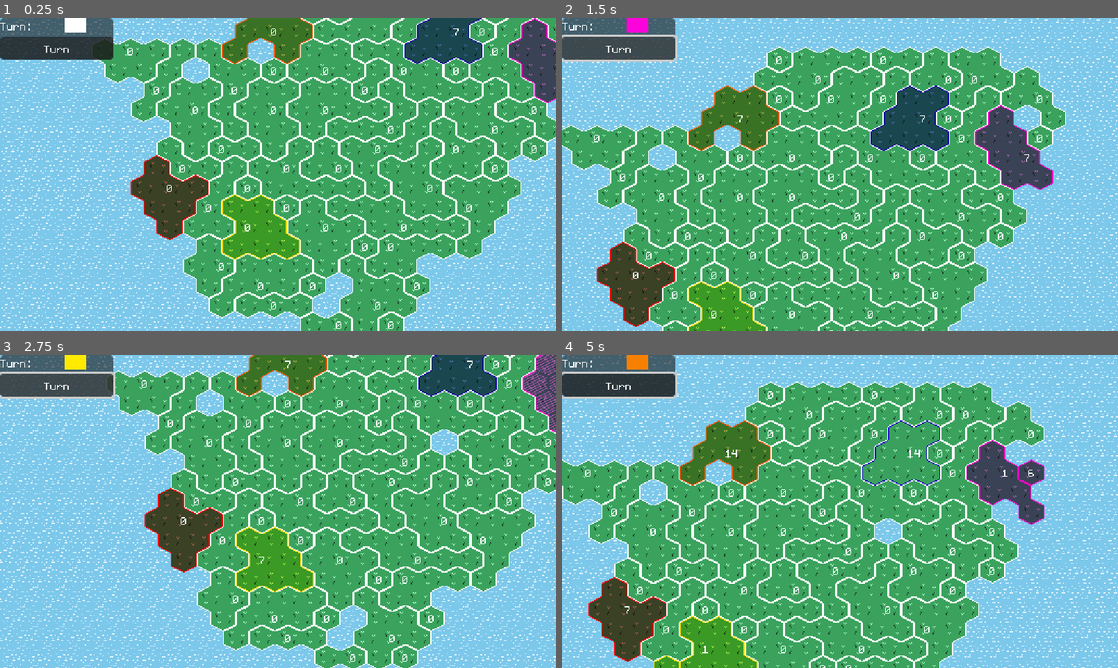
Above: before the commit, frames 1-4 (two rows, left to right).
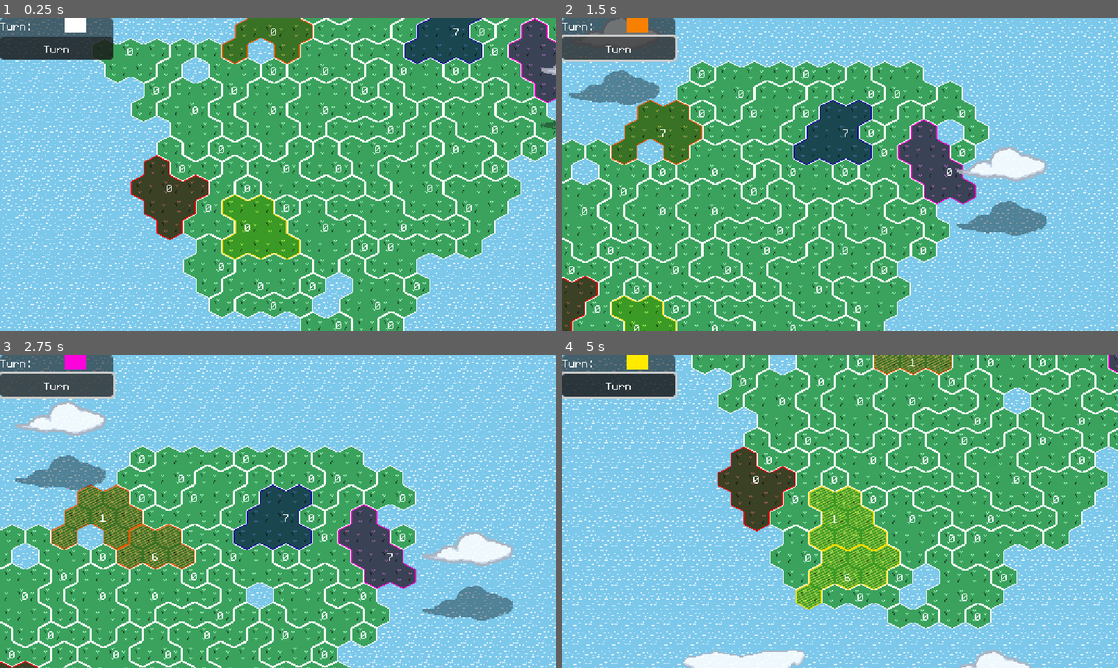
Above: after the commit, the same moments.

Repository: feored/LD54
Game: Godot game, scene res://scenes/main.tscn
Same seed, same stepped clock (60 frames per second), same inputs: the game is played once before the commit and once after it.
Inputs (mouse positions are in pixels of both pictures, inside the frame that each line leads up to):
- Up to frame 1 (0.25 s): no input
- Up to frame 2 (1.5 s): click "Turn" at 0.5 s; click "Turn" at 1.25 s
- Up to frame 3 (2.75 s): click "Turn" at 2 s
- Up to frame 4 (5 s): move the mouse to (962, 495) at 2.77 s; click (962, 495) at 2.92 s; move the mouse to (728, 527) at 3.52 s; click (728, 527) at 3.67 s; move the mouse to (895, 442) at 4.27 s; click (895, 442) at 4.42 s

The runs differ from the first frame. In frame 1, 0.1% of the frame differs, in the area x 97-100%, y 15-36%; in frame 2, 49%; in frame 3, 72%, in the area x 0-100%, y 0-100%; in frame 4, 61%.

Commit message:
add clouds

Diff:
--- a/constants.gd
+++ b/constants.gd
@@ -3,7 +3,7 @@
 const TILE_SIZE = 24
 const WORLD_CENTER = Vector2i(512 / 24 / 2, 288 / 24 / 2)
 const WORLD_BOUNDS = Vector2i(15, 10)
-const WORLD_CAMERA_BOUNDS = Vector2i(25, 20)
+const WORLD_CAMERA_BOUNDS = Vector2i(35, 25)
 
 const TILE_GRASS = 1
 const TILE_WATER = 0
--- a/project.godot
+++ b/project.godot
@@ -19,6 +19,7 @@
 
 Constants="*res://constants.gd"
 Utils="*res://utils.gd"
+Settings="*res://settings.gd"
 
 [display]
 
--- /dev/null
+++ b/scenes/CloudGenerator.gd
@@ -0,0 +1,58 @@
+extends Node2D
+var cloudPrefab = preload("res://world/cloud.tscn")
+
+const cloud_textures = [
+	preload("res://assets/clouds/cloud_1.png"),
+	preload("res://assets/clouds/cloud_2.png"),
+	preload("res://assets/clouds/cloud_3.png"),
+	preload("res://assets/clouds/cloud_4.png"),
+]
+
+var cloud_chance = 0.1
+var elapsed = 0
+var every = 0.1
+
+var clouds = []
+var max_clouds = 20
+
+
+# Called when the node enters the scene tree for the first time.
+func _ready():
+	for i in range(max_clouds):
+		generate_cloud(true)
+
+
+# Called every frame. 'delta' is the elapsed time since the previous frame.
+func _process(delta):
+	elapsed += delta
+	if elapsed > every:
+		elapsed = 0
+		if randf() < cloud_chance and clouds.size() < max_clouds:
+			generate_cloud(false)
+
+
+func generate_cloud(init):
+	var x = -Constants.WORLD_CAMERA_BOUNDS.x * 24
+	if init:
+		x = (
+			Utils.rng.randi_range(-Constants.WORLD_CAMERA_BOUNDS.x, Constants.WORLD_CAMERA_BOUNDS.x)
+			* 24
+		)
+
+	var cloud = cloudPrefab.instantiate()
+	cloud.position = Vector2(
+		x,
+		(
+			Utils.rng.randi_range(-Constants.WORLD_CAMERA_BOUNDS.y, Constants.WORLD_CAMERA_BOUNDS.y)
+			* 24
+		)
+	)
+	cloud.cloud_texture = cloud_textures[Utils.rng.randi_range(0, cloud_textures.size() - 1)]
+	clouds.append(cloud)
+	cloud.parent = self
+	self.add_child(cloud)
+
+
+func remove_cloud(cloud):
+	clouds.erase(cloud)
+	cloud.queue_free()
--- a/scenes/camera/Camera2D.gd
+++ b/scenes/camera/Camera2D.gd
@@ -3,13 +3,17 @@
 const edge = 24
 const step = 2
 
-const limit = 24*4
+const limit = 24*8
+
 
 @onready var viewport_size = get_viewport().content_scale_size
 
 
 # Called every frame. 'delta' is the elapsed time since the previous frame.
 func _process(_delta):
+	if Settings.input_locked:
+
+		return
 	var local_mouse_pos = get_local_mouse_position()
 	if local_mouse_pos.x < edge and position.x > -limit:
 		position.x -= step
@@ -31,4 +35,6 @@
 	elif target.y < -limit:
 		target.y = -limit
 	self.position = target
+	while abs((target - self.position).length_squared()) > 0.1:
+		pass
 	await Utils.wait(Constants.TURN_TIME)
--- a/scenes/main.gd
+++ b/scenes/main.gd
@@ -7,10 +7,12 @@
 var teams = []
 var turn = 0
 var player_team_index = 0
+var global_turn = 0
 
 var actions_history = []
 var bots = {}
 var regions_used = []
+
 
 func to_team_id(team_id):
 	return team_id + 1
@@ -34,23 +36,24 @@
 	pass
 
 func _input(event):
+	if Settings.input_locked:
+		return
 	if event is InputEventMouseButton:
 		var coords_clicked = world.global_pos_to_coords(event.position)
 		if world.tiles.has(coords_clicked):
 			if event.button_index == MOUSE_BUTTON_LEFT and event.pressed:
-				# var new_tile = tile.new(global_pos_to_coords(event.position), 1)
-				# self.update_cell(new_tile)
-
-					on_tile_clicked(world.tiles[coords_clicked])
-			if event.button_index == MOUSE_BUTTON_RIGHT and event.pressed:
-				world.set_cell(1, world.global_pos_to_coords(event.position), -1, Vector2i(0,0), 0)
-				var region_clicked = world.tiles[coords_clicked].region
-				world.delete_cell(coords_clicked)
-				world.recalculate_region(region_clicked)
+				on_tile_clicked(world.tiles[coords_clicked])
+			# if event.button_index == MOUSE_BUTTON_RIGHT and event.pressed:
+			# 	world.set_cell(1, world.global_pos_to_coords(event.position), -1, Vector2i(0,0), 0)
+			# 	var region_clicked = world.tiles[coords_clicked].region
+			# 	world.delete_cell(coords_clicked)
+			# 	world.recalculate_region(region_clicked)
 
 func _on_turn_button_pressed():
-	next_turn()
+	await next_turn()
 
+func check_global_turn_over():
+	return self.turn == self.teams[self.player_team_index]
 
 func check_win_condition():
 	var teams_alive = get_teams_alive()
@@ -96,7 +99,7 @@
 		bot_action = bot.play_turn(self.world)
 		await apply_action(bot_action)
 		self.actions_history.append(bot_action)
-		await get_tree().create_timer(Constants.TURN_TIME).timeout
+		await Utils.wait(Constants.TURN_TIME)
 
 func clear_selected_region():
 	if selected_region != null:
@@ -130,6 +133,10 @@
 
 
 func next_turn():
+	Settings.input_locked = true
+	if check_global_turn_over():
+		self.global_turn += 1
+		await turn_events()
 	self.turn = (self.turn + 1) % (self.teams.size())
 	self.teamTurnRect.color = Constants.TEAM_COLORS[to_team_id(self.turn)]
 	self.world.clear_regions_used()
@@ -137,16 +144,17 @@
 	generate_units(teams[self.turn])
 	await turn_events()
 	if not regions_left(self.teams[self.turn]):
-		next_turn()
+		await next_turn()
 	elif (self.turn != self.player_team_index):
-		await get_tree().create_timer(Constants.TURN_TIME).timeout
+		await Utils.wait(Constants.TURN_TIME)
 		await bots_play()
-		next_turn()
+		await next_turn()
+	Settings.input_locked = false
+
 
 func turn_events():
-	##var camera_pos = self.world.camera.position
 	await world.generate_disaster()
-	#self.world.camera.position = camera_pos
+	await Utils.wait(Constants.TURN_TIME)
 
 
 func regions_left(team):
@@ -164,4 +172,4 @@
 	if action.action == Constants.Action.NONE:
 		return
 	if action.action == Constants.Action.MOVE:
-		await self.world.move_units(action.region_from, action.region_target)
+		await self.world.move_units(action.region_from, action.region_target, action.team == self.teams[self.player_team_index])
--- a/scenes/main.tscn
+++ b/scenes/main.tscn
@@ -6,6 +6,7 @@
 [ext_resource type="Script" path="res://scenes/camera/Camera2D.gd" id="3_x3nk1"]
 [ext_resource type="Texture2D" uid="uid://b7uk1y1hmnqo5" path="res://assets/tiles/water.png" id="5_2ncmi"]
 [ext_resource type="Theme" uid="uid://3t61g0061mea" path="res://assets/theme.tres" id="5_5yrco"]
+[ext_resource type="Script" path="res://scenes/CloudGenerator.gd" id="7_10s8g"]
 
 [sub_resource type="TileSetAtlasSource" id="TileSetAtlasSource_syxq1"]
 texture = ExtResource("5_2ncmi")
@@ -85,6 +86,7 @@
 visible = false
 anchor_mode = 0
 position_smoothing_enabled = true
+position_smoothing_speed = 3.0
 script = ExtResource("3_x3nk1")
 
 [node name="RegionLabels" type="CanvasLayer" parent="World"]
@@ -128,4 +130,7 @@
 layout_mode = 2
 text = "Turn"
 
+[node name="CloudGenerator" type="Node2D" parent="."]
+script = ExtResource("7_10s8g")
+
 [connection signal="pressed" from="UI/CanvasLayer/PanelContainer/VBoxContainer/TurnButton" to="." method="_on_turn_button_pressed"]
--- /dev/null
+++ b/settings.gd
@@ -0,0 +1,3 @@
+extends Node
+
+var input_locked: bool = false
--- a/utils.gd
+++ b/utils.gd
@@ -1,8 +1,10 @@
 extends Node
 
+var rng : RandomNumberGenerator
 
 func _ready():
-	randomize()
+	rng = RandomNumberGenerator.new()
+	rng.randomize()
 
 func wait(time):
 	await get_tree().create_timer(time).timeout
--- /dev/null
+++ b/world/cloud.gd
@@ -0,0 +1,24 @@
+extends Sprite2D
+
+@onready var shadow = $Shadow
+var speed = 0
+var parent = null
+var cloud_texture = null
+
+
+# Called when the node enters the scene tree for the first time.
+func _ready():
+	self.speed = Utils.rng.randi() % 20 + 1
+	self.set_cloud_texture()
+
+
+# Called every frame. 'delta' is the elapsed time since the previous frame.
+func _process(delta):
+	self.position.x += delta * speed
+	if self.position.x > Constants.WORLD_CAMERA_BOUNDS.x * 24:
+		parent.remove_cloud(self)
+
+
+func set_cloud_texture():
+	self.texture = self.cloud_texture
+	self.shadow.texture = self.cloud_texture
--- /dev/null
+++ b/world/cloud.tscn
@@ -0,0 +1,18 @@
+[gd_scene load_steps=3 format=3 uid="uid://466mjj4wbed0"]
+
+[ext_resource type="Texture2D" uid="uid://baoq7p6das0s3" path="res://assets/clouds/cloud_2.png" id="1_d4k68"]
+[ext_resource type="Script" path="res://world/cloud.gd" id="2_e5vbj"]
+
+[node name="Cloud" type="Sprite2D"]
+self_modulate = Color(1, 1, 1, 0.878431)
+light_mask = 0
+z_index = 10
+texture = ExtResource("1_d4k68")
+script = ExtResource("2_e5vbj")
+
+[node name="Shadow" type="Sprite2D" parent="."]
+self_modulate = Color(0, 0, 0, 0.352941)
+z_index = 1
+z_as_relative = false
+texture = ExtResource("1_d4k68")
+offset = Vector2(0, 50)
--- a/world/gen.gd
+++ b/world/gen.gd
@@ -180,7 +180,7 @@
 	await delete_cell(deleted_cell.coords)
 	recalculate_region(deleted_cell_region)
 
-func move_units(region_from : int, region_to: int):
+func move_units(region_from : int, region_to: int, ignore_camera = false):
 	if not self.regions.has(region_from):
 		print("Error: invalid region trying to move", region_from)
 	if not self.regions.has(region_to):
@@ -191,7 +191,8 @@
 		print("Error: regions are not adjacent")
 
 	# success
-	await camera.move_bounded(self.coords_to_pos(self.regions[region_from].center_tile()) - Vector2(self.camera.viewport_size/2))
+	if not ignore_camera:
+		await camera.move_bounded(self.coords_to_pos(self.regions[region_from].center_tile()) - Vector2(self.camera.viewport_size/2))
 	var moved_units = regions[region_from].units - 1
 	if regions[region_from].team == regions[region_to].team:
 		regions[region_from].set_units(1)
@@ -210,6 +211,8 @@
 	self.regions[region_to].set_used(true)
 	self.regions_used.append(region_from)
 	self.regions_used.append(region_to)
+	if not ignore_camera:
+		await Utils.wait(Constants.TURN_TIME)
 
 # Called when the node enters the scene tree for the first time.
 func _ready():
--- a/world/region_label.tscn
+++ b/world/region_label.tscn
@@ -7,6 +7,7 @@
 offset_right = 30.0
 offset_bottom = 20.0
 theme = ExtResource("1_103ft")
+theme_override_colors/font_color = Color(1, 1, 1, 1)
 text = "0"
 horizontal_alignment = 1
 vertical_alignment = 1
Binary file added: assets/clouds/cloud_1.png
Not shown, added: assets/clouds/cloud_1.png.import
Binary file added: assets/clouds/cloud_2.png
Not shown, added: assets/clouds/cloud_2.png.import
Binary file added: assets/clouds/cloud_3.png
Not shown, added: assets/clouds/cloud_3.png.import
Binary file added: assets/clouds/cloud_4.png
Not shown, added: assets/clouds/cloud_4.png.import
Not shown, added: assets/tiles/cloud.png.import
Not shown: 1 places in scenes/main.tscn that only renumber resources
